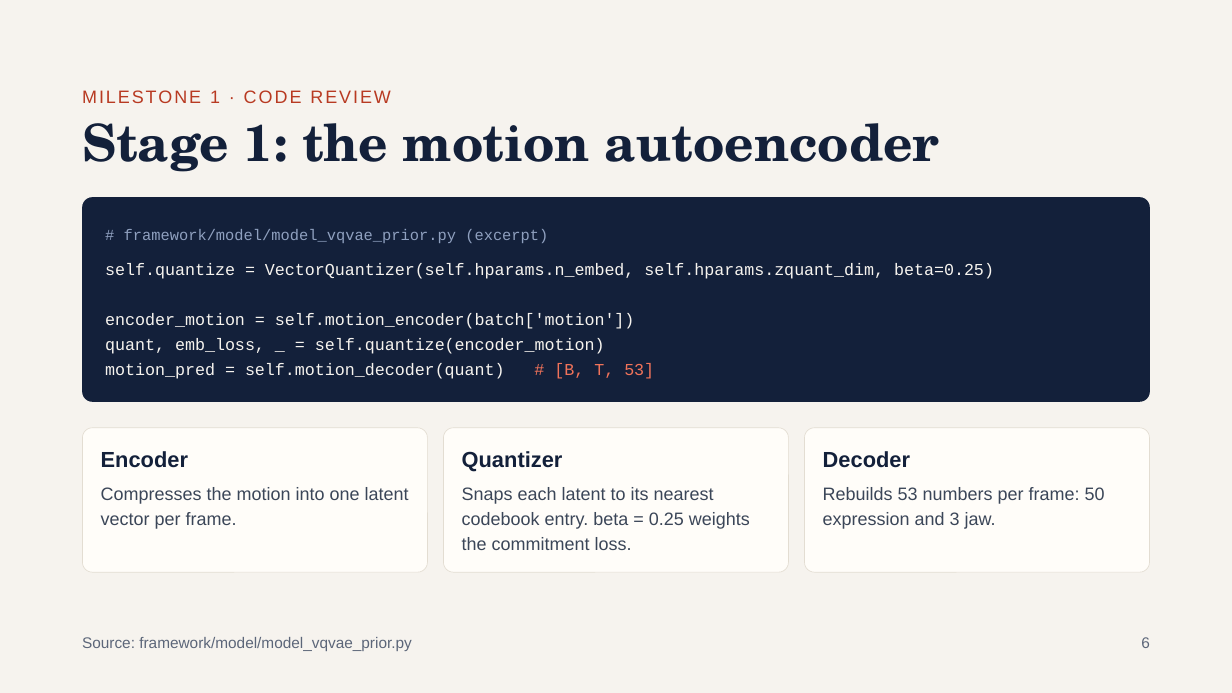
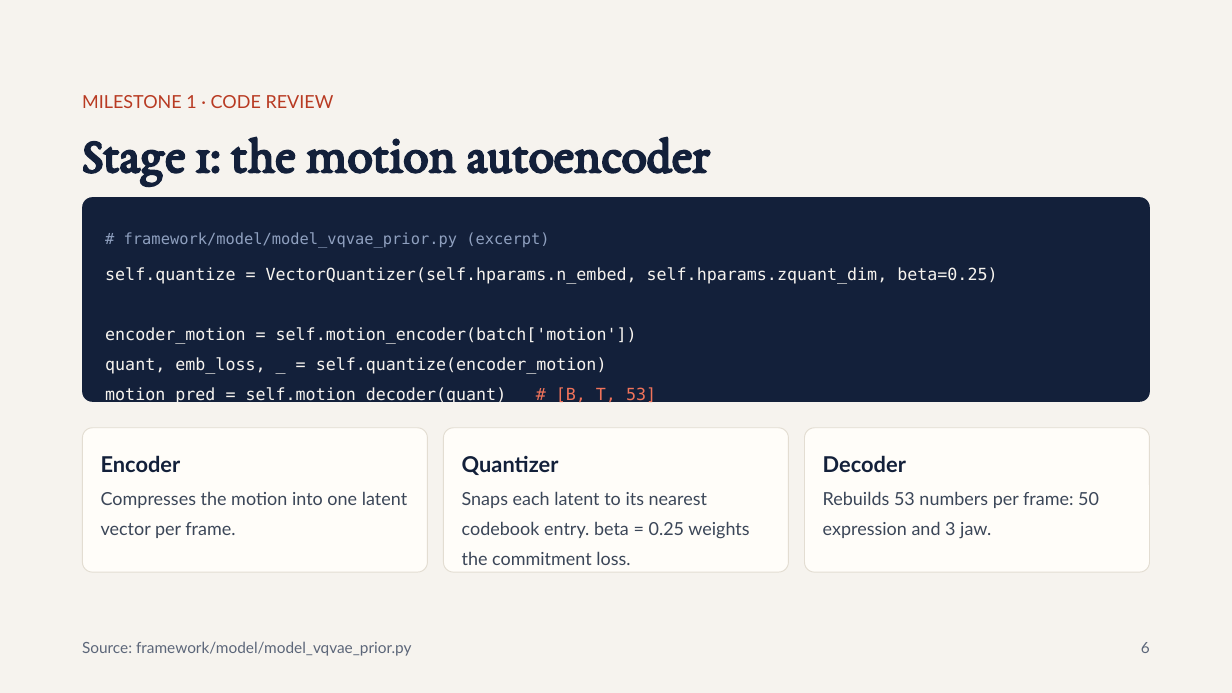
Before and after one commit to jsdmhash/ProbTalk3D, a slide deck: slide 6 of docs/ProbTalk3D Milestone 1 Code Review.pptx. Drawn at 1232x693 pixels with LibreOffice and Linux fonts; fonts in the diff are those of the drawing. Boxes give left, top, right and bottom in pixels: in the first picture for what was removed or moved away, otherwise in the second. Text is boxed around its words. In the diff, an @@ line names an element or a change of style, - is before the commit and + after.

Commit message:
Add Milestone 2 presentation, demo scripts, guides, and clean gitignore

```diff
--- a/docs/ProbTalk3D Milestone 1 Code Review.pptx
+++ b/docs/ProbTalk3D Milestone 1 Code Review.pptx
@@ text "MILESTONE 1 · CODE REVIEW" at box(82, 95, 334, 108): font Arial to Lato, letter spacing 1.5 to 0 pt; line spacing 19.6pt to 1.4 @@
@@ title "Stage 1: the motion autoencoder" at box(82, 136, 710, 185): font TeX Gyre Schola to EB Garamond; line spacing 44pt to 1.1 @@
@@ text "# framework/model/model_vqvae_prior.py (excerpt)" at box(124, 232, 549, 248): font Courier New to DejaVu Sans Mono; line spacing 18pt to 1.5 @@
@@ text "self.quantize = VectorQuantizer(self.hparams.n_embed, self.h ..." at box(105, 267, 997, 404): font Courier New to DejaVu Sans Mono; line spacing 19.5pt to 1.5 @@
@@ outline #E3DDD2 0.5 pt to #E3DDD2 0.75 pt in 3 elements at box(82, 428, 427, 572), box(444, 428, 788, 572), box(805, 428, 1150, 572) @@
@@ font Arial to Lato; line spacing 20.4pt to 1.2 in 3 elements at box(101, 455, 181, 472), box(462, 456, 559, 475), box(823, 455, 906, 472) @@
@@ font Arial to Lato; line spacing 19.6pt to 1.4 in 3 elements at box(101, 491, 407, 538), box(462, 491, 749, 565), box(823, 491, 1099, 539) @@
@@ text "Source: framework/model/model_vqvae_prior.py" at box(82, 641, 411, 656): font Arial to Lato; line spacing 16.8pt to 1.4 @@
@@ text "6" at box(1141, 642, 1150, 653): font Arial to Lato; line spacing 16.8pt to 1.4 @@
```
Also in this commit, not shown: 11 other slides changed, 10 other files.
